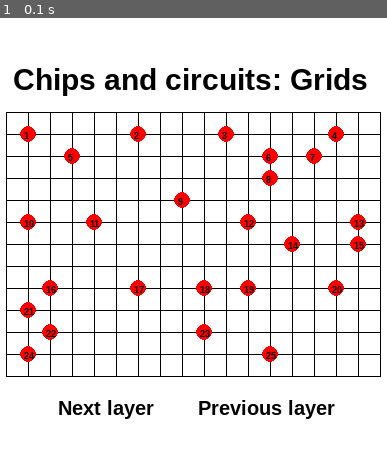
Above: before the commit, frame 1.
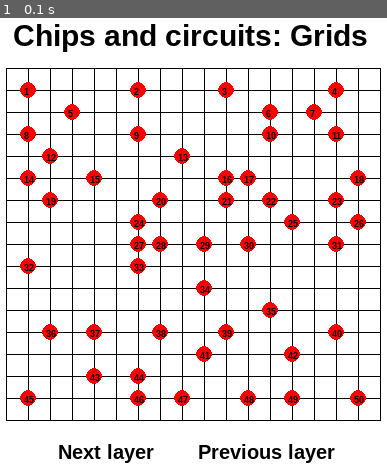
Above: after the commit, the same moment.

Repository: Lesliedao/paprikachips
Game: pygame game, started from pygame_ex.py
The game is run twice, just before and just after one commit, with the same random seed, the same clock (stepped at 60 frames per second) and the same inputs.
Inputs:
- Up to frame 1 (0.1 s): no input

The runs differ from the first frame. In frame 1, 14% of the frame differs, in the area x 1-99%, y 1-99%.

Commit message:
de resultaten van onze brainstorm

Diff:
--- a/grid_info.py
+++ b/grid_info.py
@@ -4,18 +4,17 @@
 # Alle lists met de nodes op de grids en de netlists.
 ##
 
-# Grids staan als (y, x) omdat de nested list ze dan omdraait naar (x, y)
-# FIX: Zet de grids als (x, y) en draai ze om in de addGate functie
-grid1 = [(1, 1, 1), (2, 1, 6), (3, 1, 10), (4, 1, 15), (5, 2, 3), (6, 2, 12), (7, 2, 14), (8, 3, 12), (9, 4, 8),
-(10, 5, 1), (11, 5, 4), (12, 5, 11), (13, 5, 16), (14, 6, 13), (15, 6, 16), (16, 8, 2), (17, 8, 6), (18, 8, 9),
-(19, 8, 11), (20, 8, 15), (21, 9, 1), (22, 10, 2), (23, 10, 9), (24, 11, 1), (25, 11, 12)]
+# Grids staan als (gate, x, y)
+grid1 = [(1, 1, 1), (2, 6, 1), (3, 10, 1), (4, 15, 1), (5, 3, 2), (6, 12, 2), (7, 14, 2), (8, 12, 3), (9, 8, 4),
+(10, 1, 5), (11, 4, 5), (12, 11, 5), (13, 16, 5), (14, 13, 6), (15, 16, 6), (16, 2, 8), (17, 6, 8), (18, 9, 8),
+(19, 11, 8), (20, 15, 8), (21, 1, 9), (22, 2, 10), (23, 9, 10), (24, 1, 11), (25, 12, 11)]
 
-grid2 = [(1, 1, 1), (2, 1, 6), (3, 1, 10), (4, 1, 15), (5, 2, 3), (6, 2, 12), (7, 2, 14), (8, 3, 1), (9, 3, 6),
-(10, 3, 12), (11, 3, 15), (12, 4, 2), (13, 4, 8), (14, 5, 1), (15, 5, 4), (16, 5, 10), (17, 5, 11), (18, 5, 16),
-(19, 6, 2), (20, 6, 7), (21, 6, 10), (22, 6, 12), (23, 6, 15), (24, 7, 6), (25, 7, 13), (26, 7, 16), (27, 8, 6),
-(28, 8, 7), (29, 8, 9), (30, 8, 11), (31, 8, 15), (32, 9, 1), (33, 9, 6), (34, 10, 9), (35, 11, 12), (36, 12, 2),
-(37, 12, 4), (38, 12, 7), (39, 12, 10), (40, 12, 15), (41, 13, 9), (42, 13, 13), (43, 14, 4), (44, 14, 6), (45, 15, 1),
-(46, 15, 6), (47, 15, 8), (48, 15, 11), (49, 15, 13), (50, 15, 16)]
+grid2 = [(1, 1, 1), (2, 6, 1), (3, 10, 1), (4, 15, 1), (5, 3, 2), (6, 12, 2), (7, 14, 2), (8, 1, 3), (9, 6, 3),
+(10, 12, 3), (11, 15, 3), (12, 2, 4), (13, 8, 4), (14, 1, 5), (15, 4, 5), (16, 10, 5), (17, 11, 5), (18, 16, 5),
+(19, 2, 6), (20, 7, 6), (21, 10, 6), (22, 12, 6), (23, 15, 6), (24, 6, 7), (25, 13, 7), (26, 16, 7), (27, 6, 8),
+(28, 7, 8), (29, 9, 8), (30, 11, 8), (31, 15, 8), (32, 1, 9), (33, 6, 9), (34, 9, 10), (35, 12, 11), (36, 2, 12),
+(37, 4, 12), (38, 7, 12), (39, 10, 12), (40, 15, 12), (41, 9, 13), (42, 13, 13), (43, 4, 14), (44, 6, 14), (45, 1, 15),
+(46, 6, 15), (47, 8, 15), (48, 11, 15), (49, 13, 15), (50, 16, 15)]
 
 
 
--- a/main.py
+++ b/main.py
@@ -15,24 +15,24 @@
         self.layers = [[[0 for x in range(width)] for x in range(height)] for x in range (self.maxlayers)]
         self.width = width
         self.height = height
-        self.addLayer()
-    def newLayer(self):
-        return Layer(self.width, self.height)
-    def addLayer(self):
-        self.layers.append(self.newLayer())
-    def addGate(self, gate, x, y, z = 0):
-        self.layers[z].grid[y][x] = gate
-    def printGrid(self):
+        self.wires = []
+    def add_new_wire(self, x, y, z = 0):
+        self.wires.append(Wire(x, y, z))
+    def add_wire_segment(self, x, y, z = 0, wire_index = -1):
+        self.wires[wire_index].extend_wire(x, y, z)
+    def add_gate(self, gate, x, y, z = 0): # 0 later weg.
+        self.layers[z][y][x] = gate
+    def print_grid(self):
         for row in self.grid:
             print row
-
-#TODO: collision detection
+    def detect_collision(self):
+        pass
 class Wire(object):
     def __init__(self, x, y, z):
         self.path = []
-    def addWire(self, x, y, z):
-        self.coordinates = (x, y, z)
-        self.path.append(coordinates)
+        self.path.append((x, y, z))
+    def extend_wire(self, x, y, z):
+        self.path.append((x, y, z))
 
 #TODO: klasse voor elk van de algoritmes
 class Dijkstra(object):
@@ -62,17 +62,17 @@
 # Chip 1 definieren
 chip1 = Chip(18, 13)
 for gateloc in grid1:
-    chip1.addGate(gateloc[0], gateloc[1], gateloc[2])
-for layer in chip1.layers:
-    layer.printGrid()
+    chip1.add_gate(gateloc[0], gateloc[1], gateloc[2])
+# for layer in chip1.layers:
+#     layer.printGrid()
 
 print ""
 # Chip 2 definieren
 chip2 = Chip(18, 17)
 for gateloc in grid2:
-    chip2.addGate(gateloc[0], gateloc[1], gateloc[2])
-for layer in chip2.layers:
-    layer.printGrid()
+    chip2.add_gate(gateloc[0], gateloc[1], gateloc[2])
+# for layer in chip2.layers:
+#     layer.printGrid()
 
 # Lists met de nodes die met elkaar verbonden moeten worden.
 # Chip 1
@@ -139,39 +139,48 @@
 
     return math.fabs(x1 - y1) + math.fabs(x2 - y2)
 
+chip3 = Chip(18, 13)
+chip3.add_new_wire(1, 1)
+chip3.add_wire_segment(2, 1)
+chip3.add_wire_segment(3, 1)
+chip3.add_wire_segment(4, 1)
+chip3.add_wire_segment(5, 1)
+chip3.add_wire_segment(6, 1)
+print chip3.wires[0].path
+
 # Berekenen van de ondergrens met behulp van de manhattan distance.
 # Ondergrens netlist 1
 wire_length = 0
 for i in netlist_1:
-    wire_length += manhattan(i[0]+1, i[1]+1, chip1.layers[0].grid)
+    wire_length += manhattan(i[0]+1, i[1]+1, chip1.layers[0])
 print "Ondergrens netlist 1: %d" % wire_length
 
 # Ondergrens netlist 2
 wire_length = 0
 for i in netlist_2:
-    wire_length += manhattan(i[0]+1, i[1]+1, chip1.layers[0].grid)
+    wire_length += manhattan(i[0]+1, i[1]+1, chip1.layers[0])
 print "Ondergrens netlist 2: %d" % wire_length
 
 # Ondergrens netlist 3
 wire_length = 0
 for i in netlist_3:
-    wire_length += manhattan(i[0]+1, i[1]+1, chip1.layers[0].grid)
+    wire_length += manhattan(i[0]+1, i[1]+1, chip1.layers[0])
 print "Ondergrens netlist 3: %d" % wire_length
 
 # Ondergrens netlist 4
 wire_length = 0
 for i in netlist_4:
-    wire_length += manhattan(i[0]+1, i[1]+1, chip2.layers[0].grid)
+    wire_length += manhattan(i[0]+1, i[1]+1, chip2.layers[0])
 print "Ondergrens netlist 4: %d" % wire_length
 
 # Ondergrens netlist 5
 wire_length = 0
 for i in netlist_5:
-    wire_length += manhattan(i[0]+1, i[1]+1, chip2.layers[0].grid)
+    wire_length += manhattan(i[0]+1, i[1]+1, chip2.layers[0])
 print "Ondergrens netlist 5: %d" % wire_length
 
 # Ondergrens netlist 6
 wire_length = 0
 for i in netlist_6:
-    wire_length += manhattan(i[0]+1, i[1]+1, chip2.layers[0].grid)
+    wire_length += manhattan(i[0]+1, i[1]+1, chip2.layers[0])
 print "Ondergrens netlist 6: %d" % wire_length
--- a/pygame_ex.py
+++ b/pygame_ex.py
@@ -77,7 +77,7 @@
             y_start = y_start + block_size
             line_counter = line_counter + 1
 
-        # Zet de verschillende texten op de juiste plek (MOET NOG AAN GRID WORDEN AANGEPAST).
+        # Zet de verschillende texten op de juiste plek.
         screen.blit(text_title, [20, (banner_top - 50)])
         screen.blit(text_next, [65, (banner_top + line_length_vert + 20)])
         screen.blit(text_prev, [(screenwidth - 195), (banner_top + line_length_vert + 20)])
@@ -85,12 +85,12 @@
         # Zet de nodes met nummers op de grid.
         for i in node_list:
             node_number = font_grid.render("%d" %i[0], True, BLACK)
-            pygame.draw.circle(screen, RED, (int(banner_left + (i[2] * block_size)), int(banner_top+ (i[1] * block_size))), node_size, 0)
-            screen.blit(node_number, [int(banner_left + (i[2] * block_size)) - 4, int(banner_top+ (i[1] * block_size)) - 4])
+            pygame.draw.circle(screen, RED, (int(banner_left + (i[1] * block_size)), int(banner_top+ (i[2] * block_size))), node_size, 0)
+            screen.blit(node_number, [int(banner_left + (i[1] * block_size)) - 4, int(banner_top+ (i[2] * block_size)) - 4])
 
     # Maakt het daadwerkelijke grid met het meegegeven aantal blokjes.
-    make_grid(17, 12, grid1)
-    #make_grid(17, 16, grid2)
+    #make_grid(17, 12, grid1)
+    make_grid(17, 16, grid2)
 
     # Geeft de images weer op het scherm.
     pygame.display.flip()
